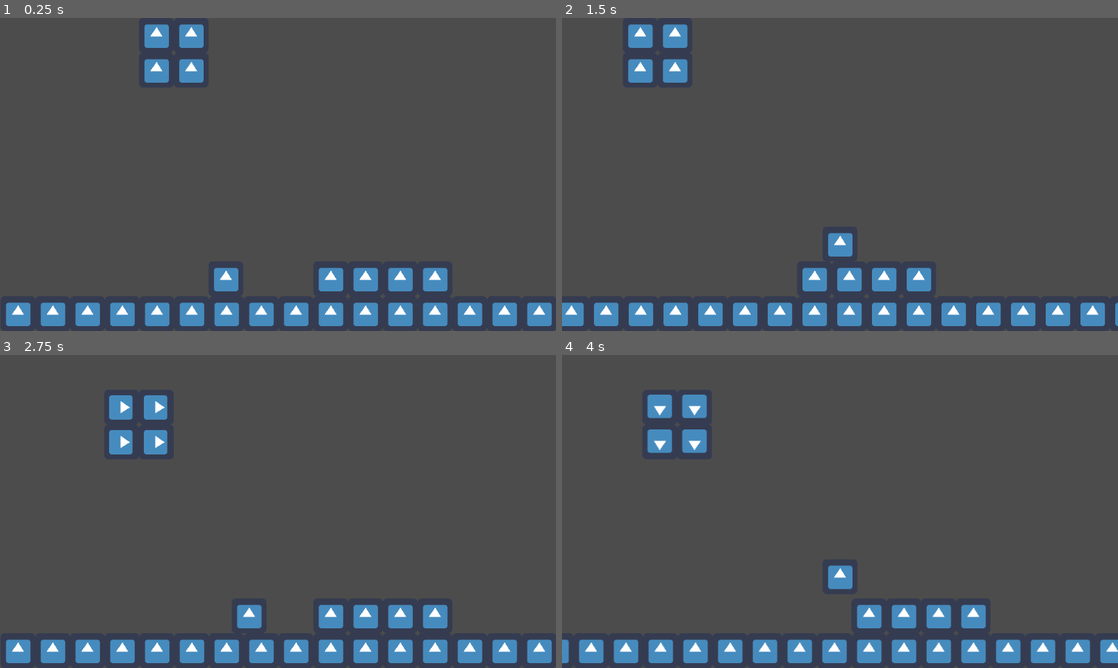
Above: before the commit, frames 1-4 (two rows, left to right).
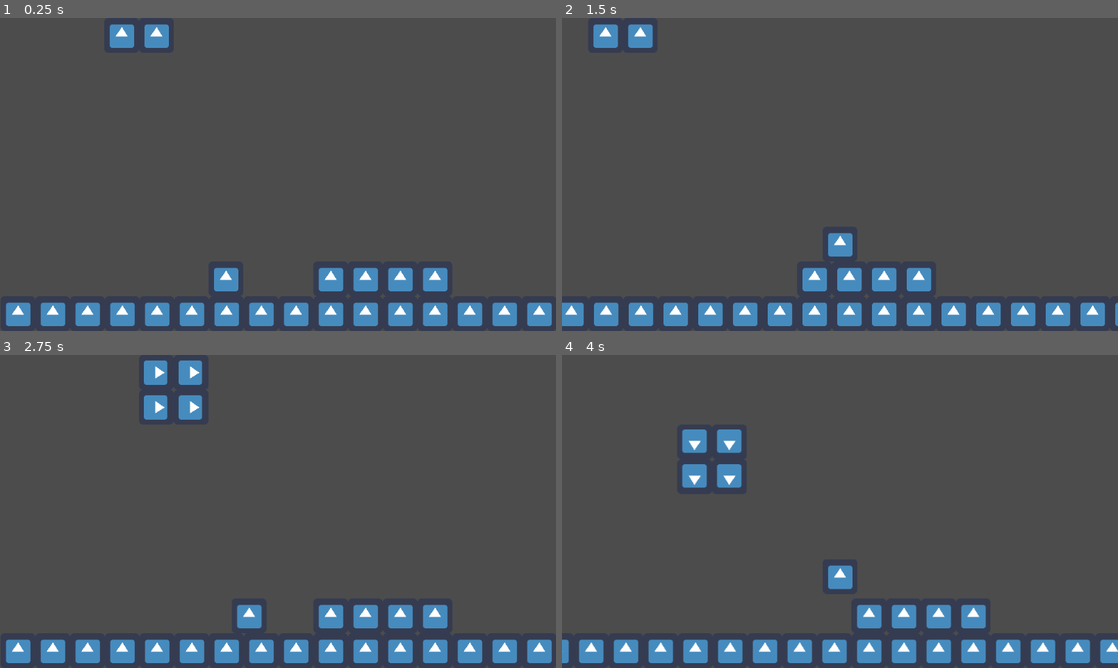
Above: after the commit, the same moments.

Repository: KavehNejad/Hack-2023
Game: Godot game, scene res://src/scenes/Tutorial level.tscn
Same seed, same stepped clock (60 frames per second), same inputs: the game is played once before the commit and once after it. The engine's default icon, where the game draws it, is replaced by a stand-in: a white triangle on a blue panel in a dark square.
Inputs:
- Up to frame 1 (0.25 s): no input
- Up to frame 2 (1.5 s): tap Enter at 0.5 s; hold Right (right) from 0.53 s (still down); tap F (game_mode_switch) at 0.6, 1.35 s; tap Up (jump) at 0.77 s
- Up to frame 3 (2.75 s): tap Up (jump) at 1.52 s; release Right (right) at 2.03 s; hold A (left) from 2.03 s (still down); tap F (game_mode_switch) at 2.1 s
- Up to frame 4 (4 s): release A (left) at 2.78 s; hold Right (right) from 2.78 s (still down); tap F (game_mode_switch) at 2.85, 3.6 s; tap Up (jump) at 3.02, 3.77 s; tap Space at 3.5 s

The runs differ from the first frame. In frame 1, 1.3% of the frame differs, in the area x 19-37%, y 2-21%; in frame 2, 1.3%; in frame 3, 2.0%; in frame 4, 2.0%, in the area x 15-33%, y 12-43%.

Commit message:
Shapes rotate around center

Diff:
--- a/super-tetris-world/src/scripts/shape.gd
+++ b/super-tetris-world/src/scripts/shape.gd
@@ -8,12 +8,14 @@
 
 func set_info(shape_info):
 	layout = shape_info['layout']
+	var length = len(layout)
 	for y in range(len(shape_info['layout'])):
 		for x in range(len(shape_info['layout'][y])):
 			if shape_info['layout'][y][x] == 1:
 				var block = block_scene.instance()
-				block.position.x = 64 * x
-				block.position.y = 64 * y
+				block.position.x = 64 * x - int(length/2) * 64
+				block.position.y = 64 * y - int(length/2) * 64
+
 				add_child(block)
 				blocks.append(block)
 
